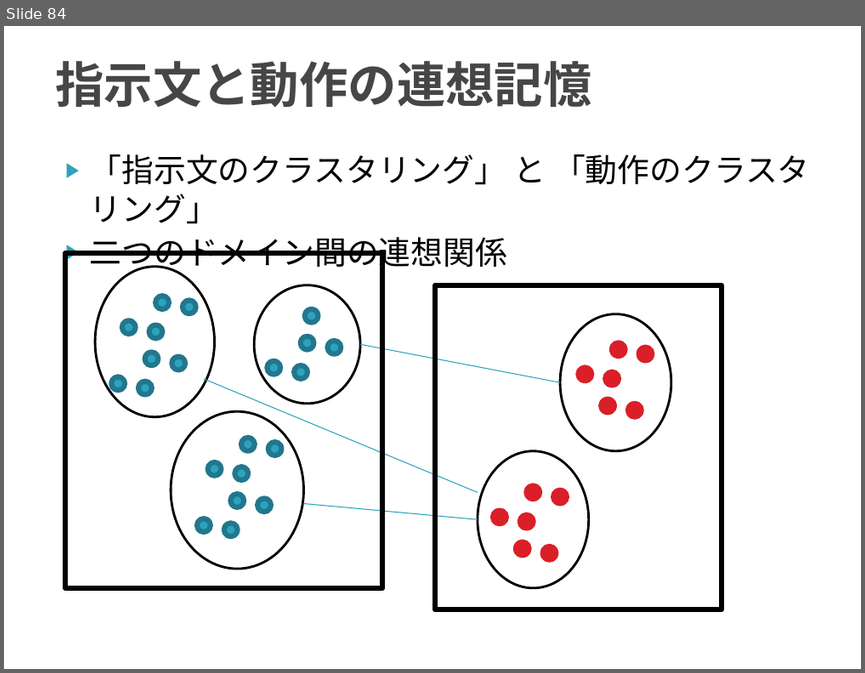
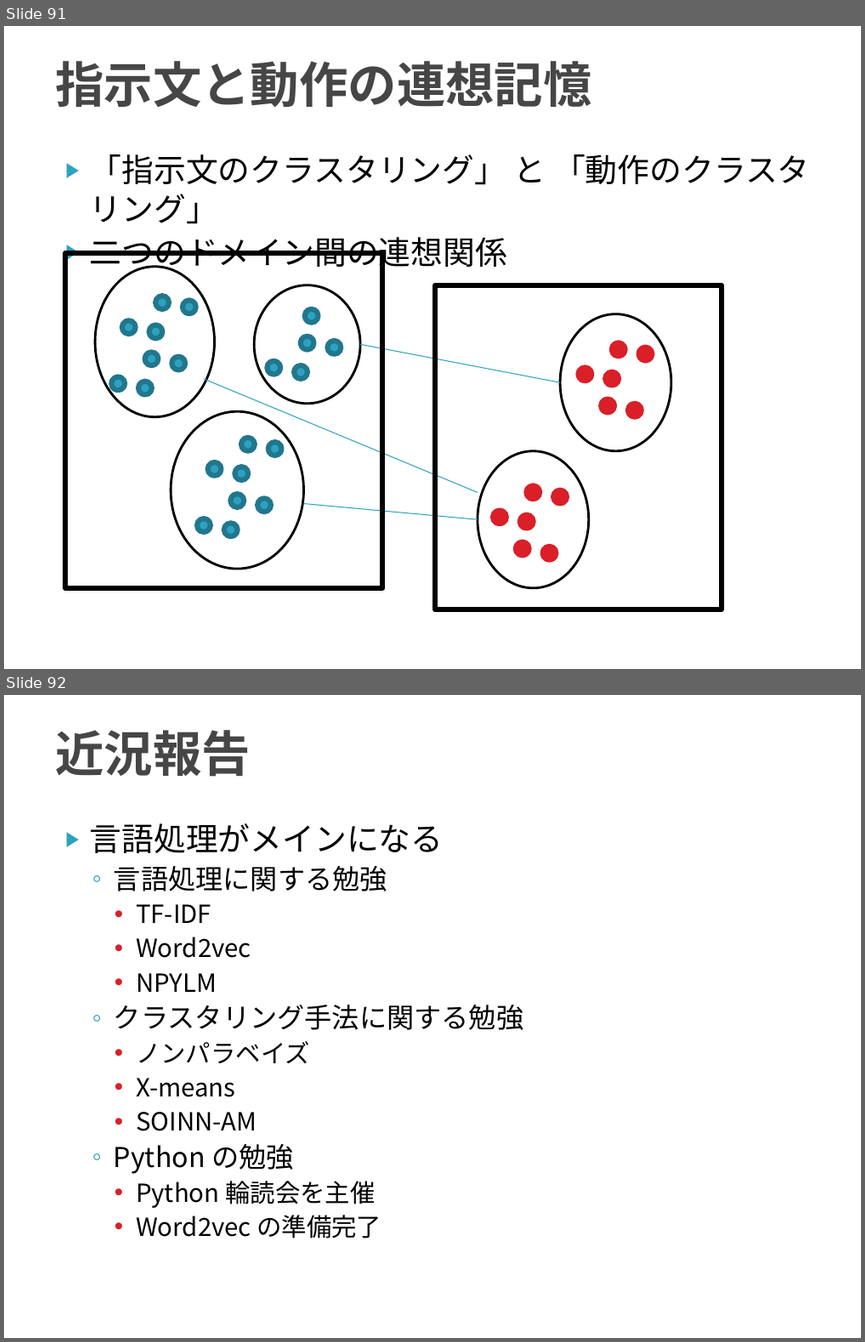
Before and after one commit to TetsuyaKomota/GitforEclipseTest, a slide deck: IntentionLearning_v2/slide/discussion2016.pptx. Shown one above the other, each under a label of ours: slide 84 before the commit, slides 91 and 92 after it. The pictures are 865x673 and 865x1342 pixels, drawn with LibreOffice and Linux fonts; fonts in the diff are those of the drawing. Boxes give left, top, right and bottom in pixels: in the first picture for what was removed or moved away, otherwise in the second. Text is boxed around its words. In the diff, an @@ line names an element or a change of style, - is before the commit and + after.

```diff
--- a/IntentionLearning_v2/slide/discussion2016.pptx
+++ b/IntentionLearning_v2/slide/discussion2016.pptx
@@ slide 92 added at (4,695,861,1338), background #FFFFFF @@
@@ title added at (55,730,250,777), 41 pt, text #464646, bold @@
+近況報告
@@ text added at (90,823,523,1238), 21 pt, text #000000 @@
+▶ 言語処理がメインになる
+  ◦ 言語処理に関する勉強
+    • TF-IDF
+    • Word2vec
+    • NPYLM
+  ◦ クラスタリング手法に関する勉強
+    • ノンパラベイズ
+    • X-means
+    • SOINN-AM
+  ◦ Python の勉強
+    • Python 輪読会を主催
+    • Word2vec の準備完了
@@ what was slide 84 is now slide 91 @@
```
Also in this commit, not shown: 4 slides changed, 7 other slides added.
